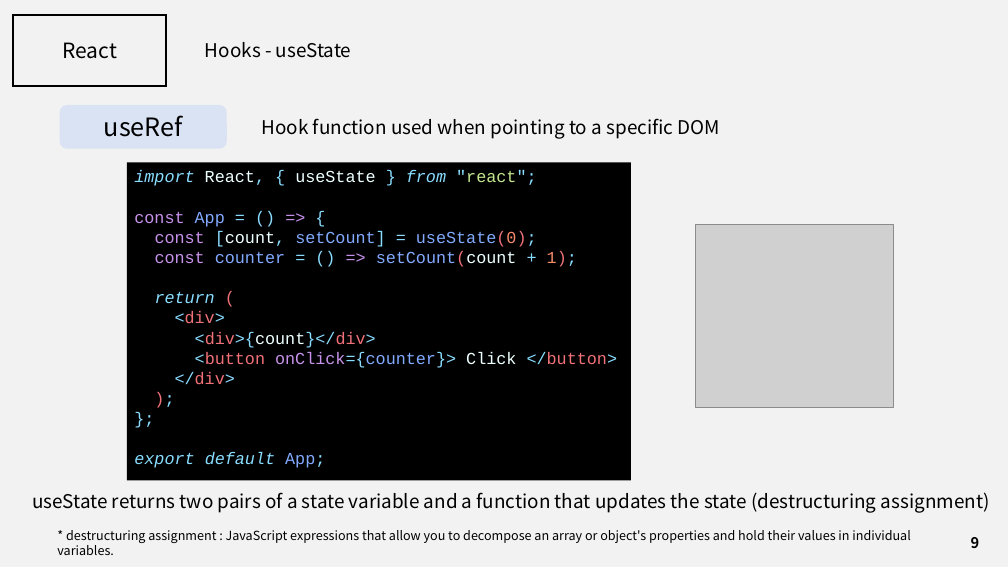
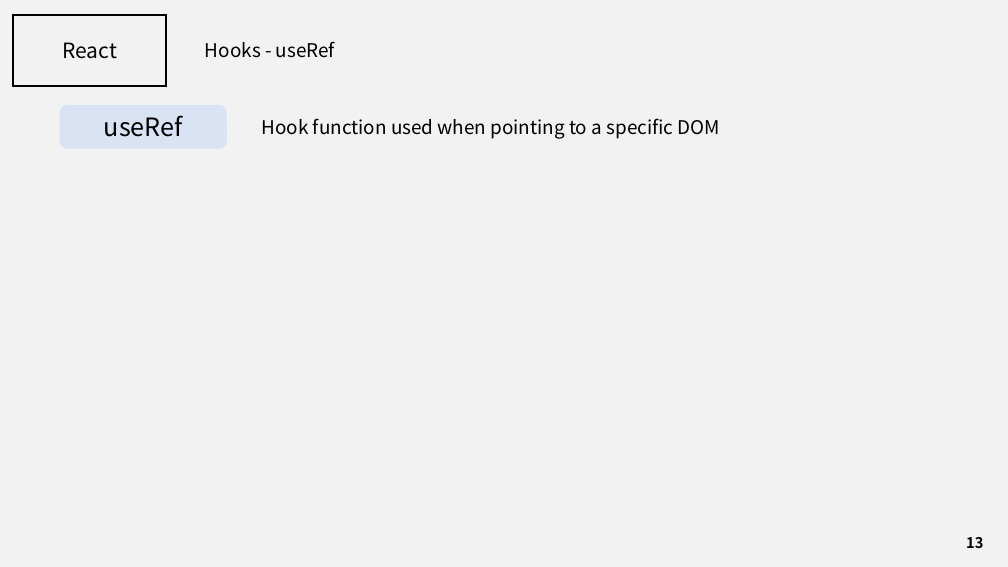
Before and after one commit to J3SUNG/Seminar, a slide deck: slide 13 of 210215_React_2.pptx (slide 9 before the commit). Drawn at 1008x567 pixels with LibreOffice and Linux fonts; fonts in the diff are those of the drawing; grey boxes stand for pictures. Boxes give left, top, right and bottom in pixels: in the first picture for what was removed or moved away, otherwise in the second. Text is boxed around its words. In the diff, an @@ line names an element or a change of style, - is before the commit and + after.

```diff
--- a/210215_React_2.pptx
+++ b/210215_React_2.pptx
@@ text at [205, 41, 335, 58]: text changed @@
-Hooks - useState
+Hooks - useRef
@@ rectangle removed at [127, 163, 631, 481] @@
-import React, { useState } from "react";
-const App = () => {
-const [count, setCount] = useState(0);
-const counter = () => setCount(count + 1);
-return (
-<div>
-<div>{count}</div>
-<button onClick={counter}> Click </button>
-</div>
-);
-};
-export default App;
@@ picture removed at [696, 225, 893, 408] @@
@@ text removed at [32, 492, 990, 513] @@
-useState returns two pairs of a state variable and a function that updates the state (destructuring assignment)
@@ text removed at [57, 530, 910, 555] @@
-* destructuring assignment : JavaScript expressions that allow you to decompose an array or object's properties and hold their values in individual variables.
@@ page number at [966, 537, 983, 548]: text changed @@
-9
+13
```
Also in this commit, not shown: 1 other slide changed, 4 slides added, 2 other files.
